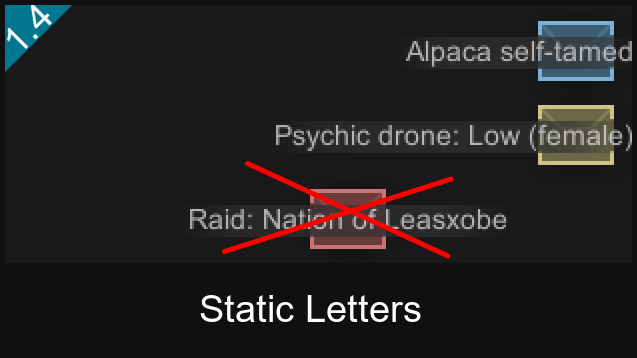
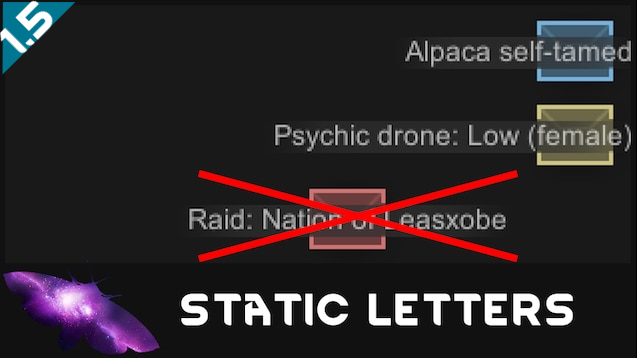
Comparing the layer stacks of the two 637x358 images. Changes:
hid "Static Letters" over bbox(200, 295, 421, 322)
hid "Layer" over bbox(0, 0, 637, 358)
hid "Pasted Layer #1" over bbox(6, 3, 53, 50)
added layer "1.5" above "Pasted Layer #2" over bbox(0, 0, 53, 54)
added layer "Pasted Layer #3" above "Layer #2" over bbox(0, 0, 637, 358)
